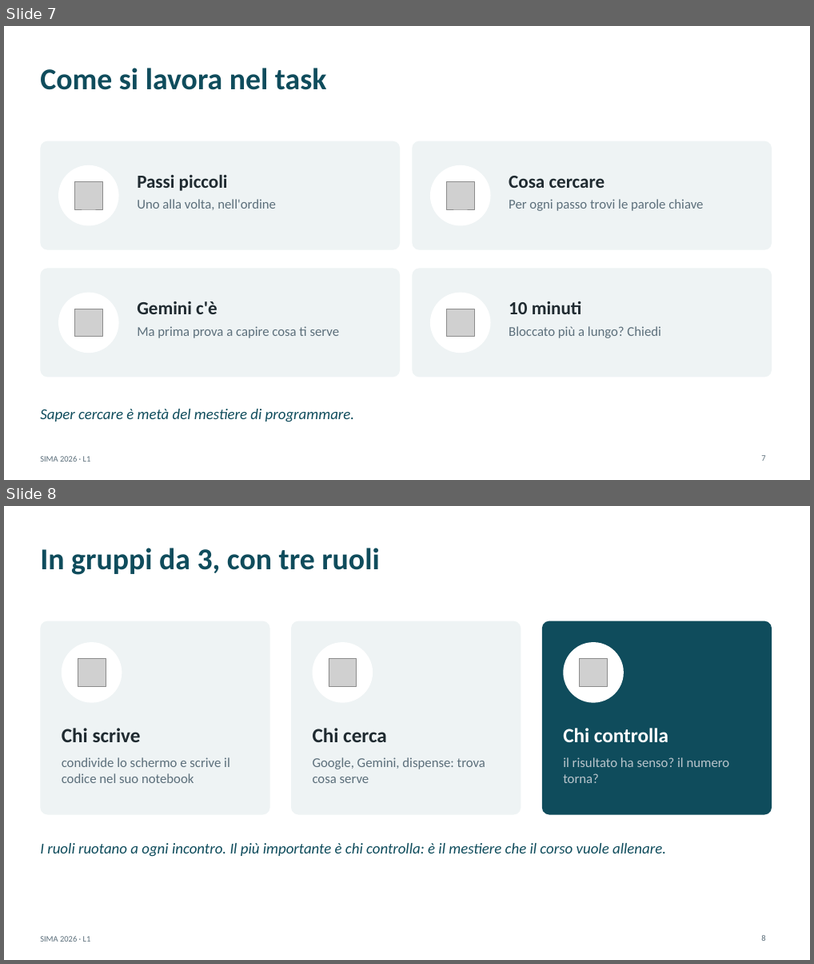
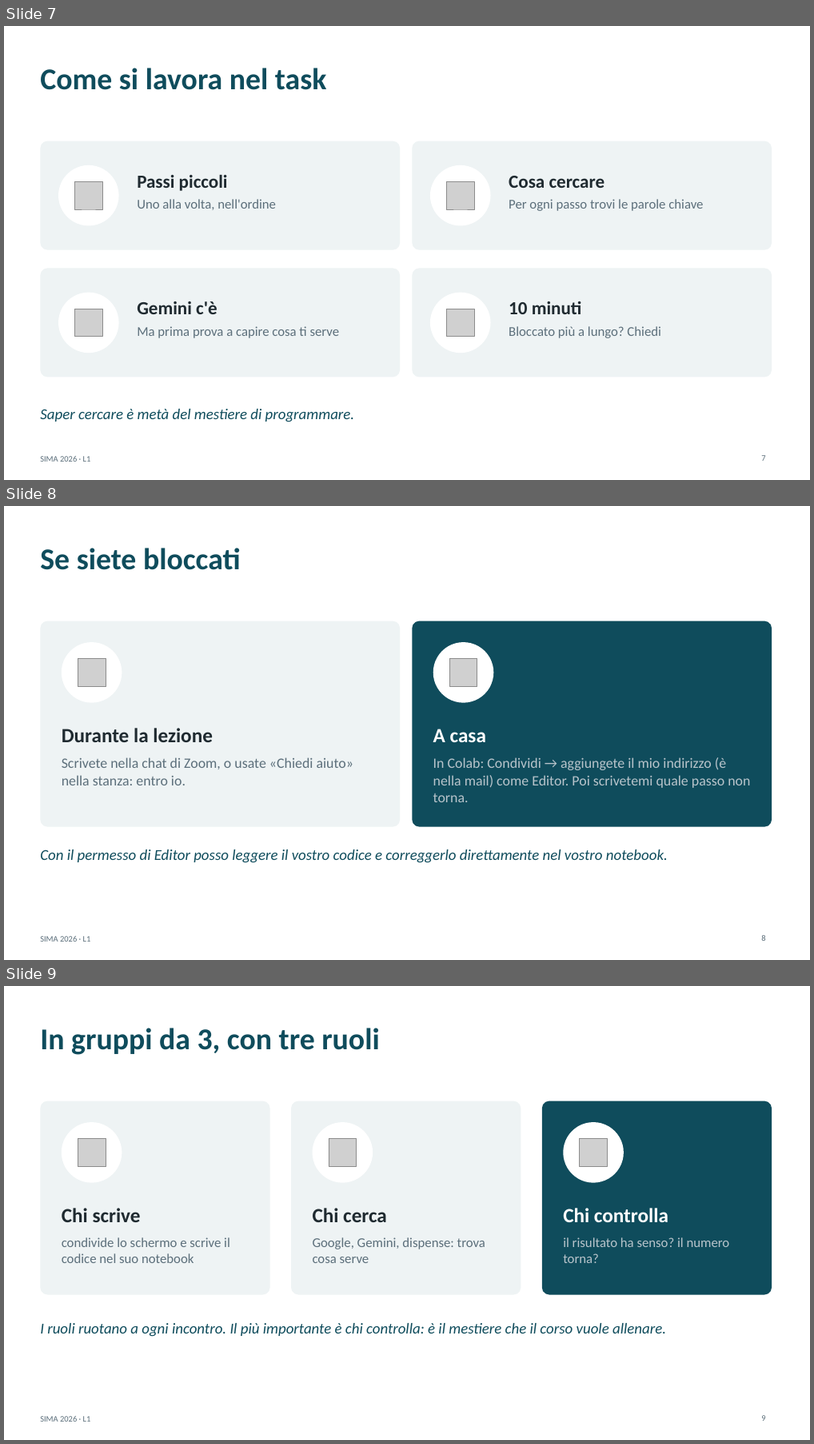
Before and after one commit to andrealorenzon/SIMA2026, a slide deck: lezioni/L01_python_calcolatrice/slide.pptx. Shown one above the other, each under a label of ours: slides 7 and 8 before the commit, slides 7, 8 and 9 after it. The pictures are 814x964 and 814x1444 pixels, drawn with LibreOffice and Linux fonts; fonts in the diff are those of the drawing; grey boxes stand for pictures. Boxes give left, top, right and bottom in pixels: in the first picture for what was removed or moved away, otherwise in the second. Text is boxed around its words. In the diff, an @@ line names an element or a change of style, - is before the commit and + after.

```diff
--- a/lezioni/L01_python_calcolatrice/slide.pptx
+++ b/lezioni/L01_python_calcolatrice/slide.pptx
@@ slide 8 added at bbox=[4, 506, 810, 960], background #FFFFFF; not listed: 1 template element that a slide beside it also shows @@
@@ title added at bbox=[40, 548, 241, 570], 36 pt, text #0F4C5C, bold @@
+Se siete bloccati
@@ rounded rectangle added at bbox=[40, 621, 400, 827], fill #EEF3F4 @@
@@ rounded rectangle added at bbox=[412, 621, 772, 827], fill #0F4C5C @@
@@ ellipse added at bbox=[62, 642, 122, 703], fill #FFFFFF @@
@@ ellipse added at bbox=[434, 642, 494, 703], fill #FFFFFF @@
@@ picture added at bbox=[78, 659, 106, 686] @@
@@ picture added at bbox=[450, 659, 478, 686] @@
@@ text added at bbox=[62, 728, 213, 742], 24 pt, text #1F2A30, bold @@
+Durante la lezione
@@ text added at bbox=[434, 728, 486, 742], 24 pt, text #FFFFFF, bold @@
+A casa
@@ text added at bbox=[62, 757, 354, 785], 17 pt, text #5C6F7B @@
+Scrivete nella chat di Zoom, o usate «Chiedi aiuto» nella stanza: entro io.
@@ text added at bbox=[434, 757, 750, 802], 17 pt, text #B8C4CB @@
+In Colab: Condividi → aggiungete il mio indirizzo (è nella mail) come Editor. Poi scrivetemi quale passo non torna.
@@ text added at bbox=[40, 849, 668, 863], 18 pt, text #0F4C5C, italic @@
+Con il permesso di Editor posso leggere il vostro codice e correggerlo direttamente nel vostro notebook.
@@ page number added at bbox=[762, 935, 766, 940], 10 pt, text #5C6F7B @@
+8
@@ what was slide 8 is now slide 9 @@
```
Also in this commit, not shown: 14 other files.
